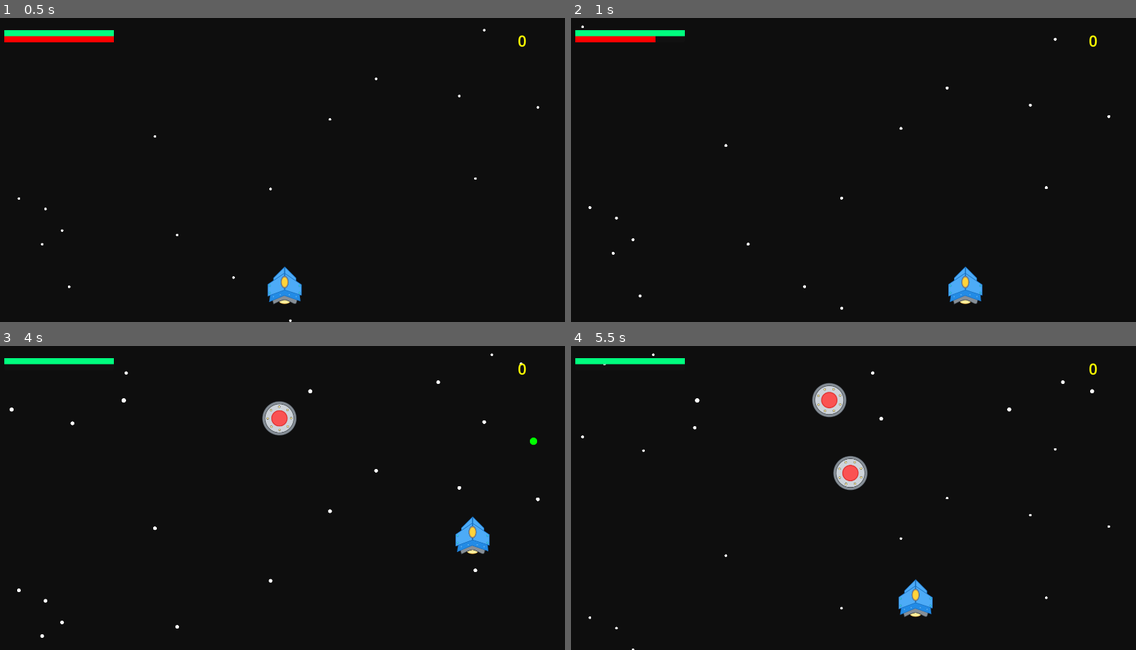
Above: before the commit, frames 1-4 (two rows, left to right).
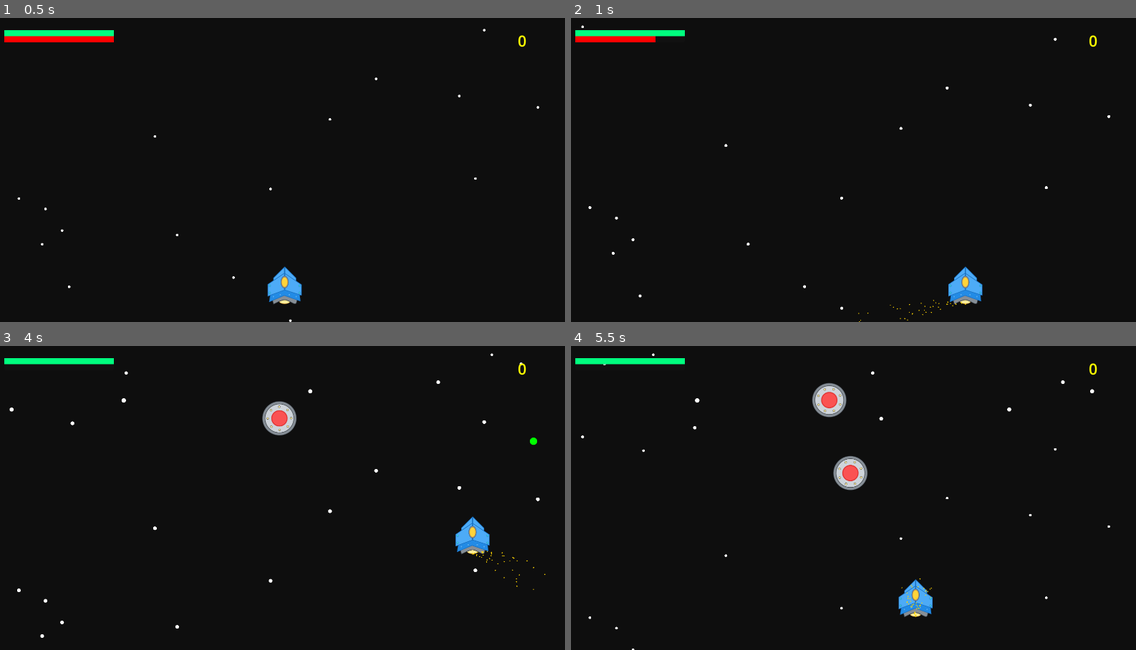
Above: after the commit, the same moments.

Repository: mromphf/nuke-ufos
Game: Godot game, scene res://scenes/main.tscn
The game is run twice, just before and just after one commit, with the same random seed, the same clock (stepped at 60 frames per second) and the same inputs.
Inputs:
- Up to frame 1 (0.5 s): no input
- Up to frame 2 (1 s): hold D (move_right) from 0.53 s (still down); hold Shift (speed) from 0.53 s (still down)
- Up to frame 3 (4 s): release D (move_right) at 1.28 s; release Shift (speed) at 1.28 s; hold S (move_down) 1.28-2.03 s; tap Space (fire) at 1.35, 3.6 s; tap Shift (speed) at 1.55, 2.85 s; hold D (move_right) 2.03-2.78 s; hold Shift (speed) 2.03-2.78 s; hold W (move_up) 2.78-3.53 s; hold Left (move_left) from 3.53 s (still down); hold Shift (speed) from 3.53 s (still down)
- Up to frame 4 (5.5 s): release Shift (speed) at 4.28 s; tap Shift (speed) at 4.35 s; release Left (move_left) at 5.03 s; hold S (move_down) from 5.03 s (still down); hold Shift (speed) from 5.03 s (still down)

Frame 1 is identical in both runs. In frame 2, less than 0.1% of the frame differs, in the area x 50-70%, y 92-100%; in frame 3, less than 0.1%; in frame 4, less than 0.1%, in the area x 58-64%, y 76-90%.

Commit message:
Player speed particles and sfx

Diff:
--- a/scenes/player.tscn
+++ b/scenes/player.tscn
@@ -8,6 +8,7 @@
 [ext_resource type="Texture2D" uid="uid://bfkshyle41avj" path="res://imgs/ship_shoot.svg" id="5_nmlvb"]
 [ext_resource type="AudioStream" uid="uid://cn4iavqktf4fm" path="res://sfx/power_up.mp3" id="5_ue026"]
 [ext_resource type="AudioStream" uid="uid://c84dxpkoc6dcp" path="res://sfx/big-explode.mp3" id="6_0put7"]
+[ext_resource type="AudioStream" uid="uid://bs4rfdyiokls6" path="res://sfx/whoosh.mp3" id="7_lkaq7"]
 [ext_resource type="AudioStream" uid="uid://y3gdggnqxegb" path="res://sfx/explode.mp3" id="7_t2j85"]
 
 [sub_resource type="CapsuleShape2D" id="CapsuleShape2D_ppmw3"]
@@ -40,90 +41,6 @@
 "transitions": PackedFloat32Array(1, 1),
 "update": 1,
 "values": [ExtResource("3_2a6em"), ExtResource("3_07ap4")]
-}
-
-[sub_resource type="Animation" id="Animation_7ga47"]
-resource_name = "hurt"
-length = 0.3
-tracks/0/type = "value"
-tracks/0/imported = false
-tracks/0/enabled = true
-tracks/0/path = NodePath("Sprite:texture")
-tracks/0/interp = 1
-tracks/0/loop_wrap = true
-tracks/0/keys = {
-"times": PackedFloat32Array(0, 0.1001, 0.2, 0.3),
-"transitions": PackedFloat32Array(1, 1, 1, 1),
-"update": 1,
-"values": [ExtResource("3_2a6em"), ExtResource("3_07ap4"), ExtResource("3_2a6em"), ExtResource("3_07ap4")]
-}
-tracks/1/type = "value"
-tracks/1/imported = false
-tracks/1/enabled = true
-tracks/1/path = NodePath("Hit:playing")
-tracks/1/interp = 1
-tracks/1/loop_wrap = true
-tracks/1/keys = {
-"times": PackedFloat32Array(0),
-"transitions": PackedFloat32Array(1),
-"update": 1,
-"values": [true]
-}
-
-[sub_resource type="Animation" id="Animation_c6bp2"]
-resource_name = "power_up"
-length = 0.5
-tracks/0/type = "value"
-tracks/0/imported = false
-tracks/0/enabled = true
-tracks/0/path = NodePath("Sprite:texture")
-tracks/0/interp = 1
-tracks/0/loop_wrap = true
-tracks/0/keys = {
-"times": PackedFloat32Array(0, 0.1, 0.2, 0.3, 0.4, 0.5),
-"transitions": PackedFloat32Array(1, 1, 1, 1, 1, 1),
-"update": 1,
-"values": [ExtResource("4_dcwsj"), ExtResource("3_07ap4"), ExtResource("4_dcwsj"), ExtResource("3_07ap4"), ExtResource("4_dcwsj"), ExtResource("3_07ap4")]
-}
-tracks/1/type = "value"
-tracks/1/imported = false
-tracks/1/enabled = true
-tracks/1/path = NodePath("PowerUp:playing")
-tracks/1/interp = 1
-tracks/1/loop_wrap = true
-tracks/1/keys = {
-"times": PackedFloat32Array(0),
-"transitions": PackedFloat32Array(1),
-"update": 1,
-"values": [true]
-}
-
-[sub_resource type="Animation" id="Animation_cx65l"]
-resource_name = "shoot"
-length = 0.05
-tracks/0/type = "value"
-tracks/0/imported = false
-tracks/0/enabled = true
-tracks/0/path = NodePath("Sprite:texture")
-tracks/0/interp = 1
-tracks/0/loop_wrap = true
-tracks/0/keys = {
-"times": PackedFloat32Array(0, 0.05),
-"transitions": PackedFloat32Array(1, 1),
-"update": 1,
-"values": [ExtResource("5_nmlvb"), ExtResource("3_07ap4")]
-}
-tracks/1/type = "value"
-tracks/1/imported = false
-tracks/1/enabled = true
-tracks/1/path = NodePath("Laser:playing")
-tracks/1/interp = 1
-tracks/1/loop_wrap = true
-tracks/1/keys = {
-"times": PackedFloat32Array(0),
-"transitions": PackedFloat32Array(1),
-"update": 1,
-"values": [true]
 }
 
 [sub_resource type="Animation" id="Animation_o7exf"]
@@ -204,6 +121,90 @@
 "values": [false]
 }
 
+[sub_resource type="Animation" id="Animation_7ga47"]
+resource_name = "hurt"
+length = 0.3
+tracks/0/type = "value"
+tracks/0/imported = false
+tracks/0/enabled = true
+tracks/0/path = NodePath("Sprite:texture")
+tracks/0/interp = 1
+tracks/0/loop_wrap = true
+tracks/0/keys = {
+"times": PackedFloat32Array(0, 0.1001, 0.2, 0.3),
+"transitions": PackedFloat32Array(1, 1, 1, 1),
+"update": 1,
+"values": [ExtResource("3_2a6em"), ExtResource("3_07ap4"), ExtResource("3_2a6em"), ExtResource("3_07ap4")]
+}
+tracks/1/type = "value"
+tracks/1/imported = false
+tracks/1/enabled = true
+tracks/1/path = NodePath("Hit:playing")
+tracks/1/interp = 1
+tracks/1/loop_wrap = true
+tracks/1/keys = {
+"times": PackedFloat32Array(0),
+"transitions": PackedFloat32Array(1),
+"update": 1,
+"values": [true]
+}
+
+[sub_resource type="Animation" id="Animation_c6bp2"]
+resource_name = "power_up"
+length = 0.5
+tracks/0/type = "value"
+tracks/0/imported = false
+tracks/0/enabled = true
+tracks/0/path = NodePath("Sprite:texture")
+tracks/0/interp = 1
+tracks/0/loop_wrap = true
+tracks/0/keys = {
+"times": PackedFloat32Array(0, 0.1, 0.2, 0.3, 0.4, 0.5),
+"transitions": PackedFloat32Array(1, 1, 1, 1, 1, 1),
+"update": 1,
+"values": [ExtResource("4_dcwsj"), ExtResource("3_07ap4"), ExtResource("4_dcwsj"), ExtResource("3_07ap4"), ExtResource("4_dcwsj"), ExtResource("3_07ap4")]
+}
+tracks/1/type = "value"
+tracks/1/imported = false
+tracks/1/enabled = true
+tracks/1/path = NodePath("PowerUp:playing")
+tracks/1/interp = 1
+tracks/1/loop_wrap = true
+tracks/1/keys = {
+"times": PackedFloat32Array(0),
+"transitions": PackedFloat32Array(1),
+"update": 1,
+"values": [true]
+}
+
+[sub_resource type="Animation" id="Animation_cx65l"]
+resource_name = "shoot"
+length = 0.05
+tracks/0/type = "value"
+tracks/0/imported = false
+tracks/0/enabled = true
+tracks/0/path = NodePath("Sprite:texture")
+tracks/0/interp = 1
+tracks/0/loop_wrap = true
+tracks/0/keys = {
+"times": PackedFloat32Array(0, 0.05),
+"transitions": PackedFloat32Array(1, 1),
+"update": 1,
+"values": [ExtResource("5_nmlvb"), ExtResource("3_07ap4")]
+}
+tracks/1/type = "value"
+tracks/1/imported = false
+tracks/1/enabled = true
+tracks/1/path = NodePath("Laser:playing")
+tracks/1/interp = 1
+tracks/1/loop_wrap = true
+tracks/1/keys = {
+"times": PackedFloat32Array(0),
+"transitions": PackedFloat32Array(1),
+"update": 1,
+"values": [true]
+}
+
 [sub_resource type="AnimationLibrary" id="AnimationLibrary_ikomn"]
 _data = {
 "_TEST": SubResource("Animation_4pmyw"),
@@ -246,6 +247,10 @@
 [node name="Boom" type="AudioStreamPlayer" parent="."]
 stream = ExtResource("6_0put7")
 volume_db = -25.0
+
+[node name="Whoosh" type="AudioStreamPlayer" parent="."]
+stream = ExtResource("7_lkaq7")
+volume_db = -20.0
 
 [node name="Animation" type="AnimationPlayer" parent="."]
 libraries = {
@@ -278,6 +283,24 @@
 shape = SubResource("CircleShape2D_lnils")
 debug_color = Color(0.803922, 0.411765, 0.164706, 0.419608)
 
+[node name="Burner" type="CPUParticles2D" parent="."]
+position = Vector2(0, 60)
+emitting = false
+amount = 50
+lifetime = 0.5
+explosiveness = 0.1
+lifetime_randomness = 0.5
+emission_shape = 1
+emission_sphere_radius = 1.0
+spread = 180.0
+initial_velocity_min = 85.0
+initial_velocity_max = 150.0
+angle_min = -45.0
+angle_max = 45.0
+scale_amount_min = 3.0
+scale_amount_max = 3.0
+color = Color(1, 0.835294, 0, 1)
+
 [connection signal="area_entered" from="." to="." method="_on_collide"]
 [connection signal="body_entered" from="." to="." method="_on_collide"]
 [connection signal="area_entered" from="PowerUpCollector" to="." method="_on_power_up_collect"]
--- a/scripts/player.gd
+++ b/scripts/player.gd
@@ -34,6 +34,9 @@
 
 func _speed():
 	if Input.is_action_pressed(&"speed") and fuel > 0:
+		if Input.is_action_just_pressed(&"speed"):
+			$Whoosh.play()
+		$Burner.emitting = true
 		fuel -= 1
 		emit_signal(&"burn", -1)
 		return _SPEED * 2
@@ -45,6 +48,7 @@
 	var direction = Vector2.ZERO
 
 	if not Input.is_action_pressed(&"speed") and fuel < 100:
+		$Burner.emitting = false
 		fuel += 0.1
 		emit_signal(&"burn", 0.1)
 
Not shown: 1 places in scenes/player.tscn that only renumber resources
Not shown, added: sfx/whoosh.mp3.import
Not shown, added: sfx/whoosh.mp3
